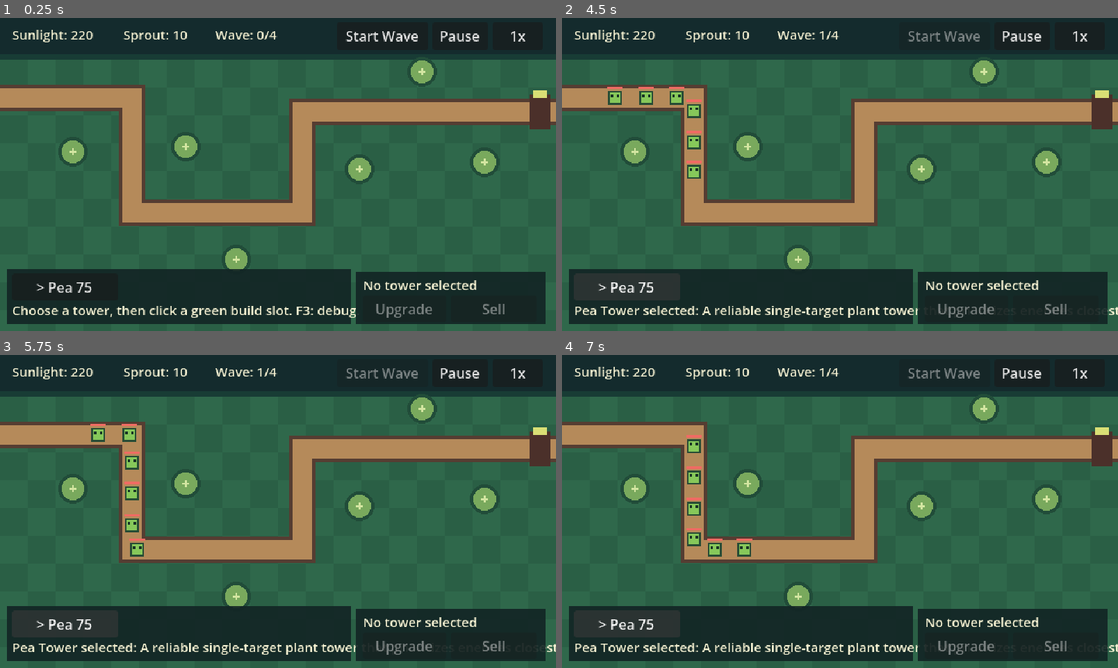
Above: before the commit, frames 1-4 (two rows, left to right).
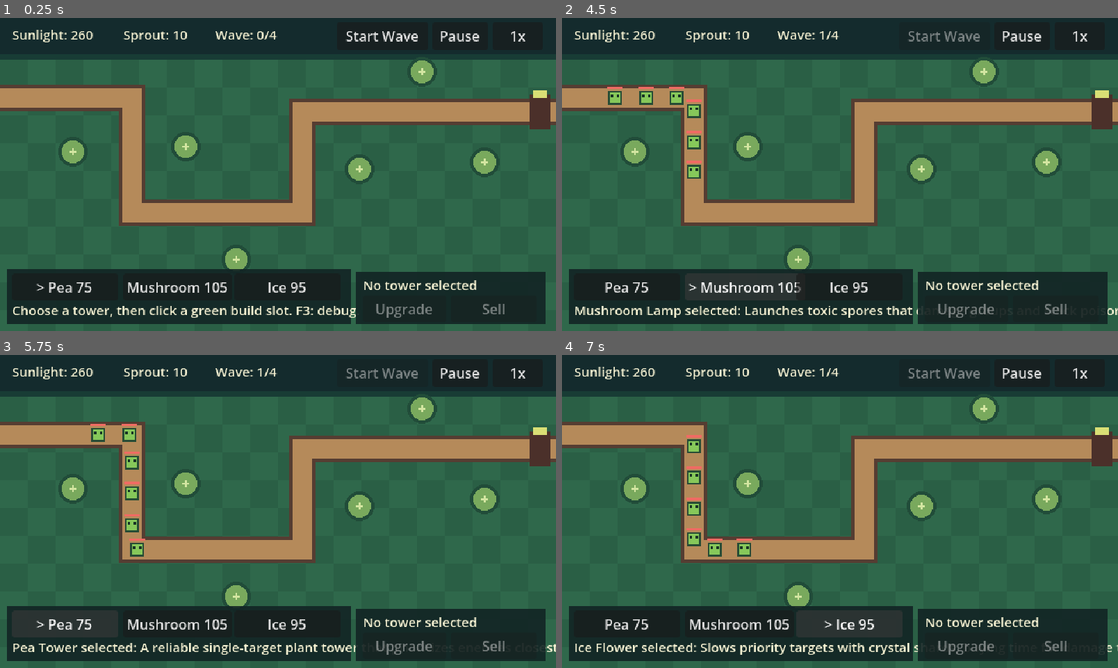
Above: after the commit, the same moments.

Repository: weepwood/sprout-guardians
Game: Godot game, scene res://scenes/main.tscn
Same seed, same stepped clock (60 frames per second), same inputs: the game is played once before the commit and once after it.
Inputs:
- Up to frame 1 (0.25 s): no input
- Up to frame 2 (4.5 s): click "Start Wave" at 0.5 s; click "1x" at 1.25 s; click "2x" at 2 s; click "3x" at 2.75 s; click "> Pea 75" at 3.5 s; click "> Pea 75" (after the commit: "Mushroom 105") at 4.25 s
- Up to frame 3 (5.75 s): click "> Pea 75" (after the commit: "Pea 75") at 5 s
- Up to frame 4 (7 s): click "> Pea 75" (after the commit: "Ice 95") at 5.75 s; click "> Pea 75" (after the commit: "> Ice 95") at 6.5 s

The runs differ from the first frame. In frame 1, 0.4% of the frame differs, in the area x 14-55%, y 4-88%; in frame 2, 1.8%; in frame 3, 0.4%; in frame 4, 1.8%, in the area x 2-100%, y 4-96%.

Commit message:
feat: expose three tower roles in Morning Forest

Diff:
--- a/data/levels/morning_forest.tres
+++ b/data/levels/morning_forest.tres
@@ -1,20 +1,22 @@
-[gd_resource type="Resource" script_class="LevelData" load_steps=7 format=3]
+[gd_resource type="Resource" script_class="LevelData" load_steps=9 format=3]
 
 [ext_resource type="Script" path="res://scripts/data/level_data.gd" id="1_level"]
-[ext_resource type="Resource" path="res://data/towers/pea_tower.tres" id="2_tower"]
-[ext_resource type="Resource" path="res://data/waves/wave_01.tres" id="3_wave_01"]
-[ext_resource type="Resource" path="res://data/waves/wave_02.tres" id="4_wave_02"]
-[ext_resource type="Resource" path="res://data/waves/wave_03.tres" id="5_wave_03"]
-[ext_resource type="Resource" path="res://data/waves/wave_04.tres" id="6_wave_04"]
+[ext_resource type="Resource" path="res://data/towers/pea_tower.tres" id="2_pea"]
+[ext_resource type="Resource" path="res://data/towers/mushroom_lamp.tres" id="3_mushroom"]
+[ext_resource type="Resource" path="res://data/towers/ice_flower.tres" id="4_ice"]
+[ext_resource type="Resource" path="res://data/waves/wave_01.tres" id="5_wave_01"]
+[ext_resource type="Resource" path="res://data/waves/wave_02.tres" id="6_wave_02"]
+[ext_resource type="Resource" path="res://data/waves/wave_03.tres" id="7_wave_03"]
+[ext_resource type="Resource" path="res://data/waves/wave_04.tres" id="8_wave_04"]
 
 [resource]
 script = ExtResource("1_level")
 id = &"morning_forest"
 display_name = "Morning Forest"
-description = "Protect the young sprout through four prototype waves."
-starting_coins = 220
+description = "Protect the young sprout while learning direct damage, splash poison, and slowing control."
+starting_coins = 260
 base_health = 10
 path_points = PackedVector2Array(-16, 92, 152, 92, 152, 224, 348, 224, 348, 108, 656, 108)
 build_slots = PackedVector2Array(84, 154, 214, 148, 272, 278, 414, 174, 486, 62, 558, 166)
-available_towers = Array[Resource]([ExtResource("2_tower")])
-waves = Array[Resource]([ExtResource("3_wave_01"), ExtResource("4_wave_02"), ExtResource("5_wave_03"), ExtResource("6_wave_04")])
+available_towers = Array[Resource]([ExtResource("2_pea"), ExtResource("3_mushroom"), ExtResource("4_ice")])
+waves = Array[Resource]([ExtResource("5_wave_01"), ExtResource("6_wave_02"), ExtResource("7_wave_03"), ExtResource("8_wave_04")])
